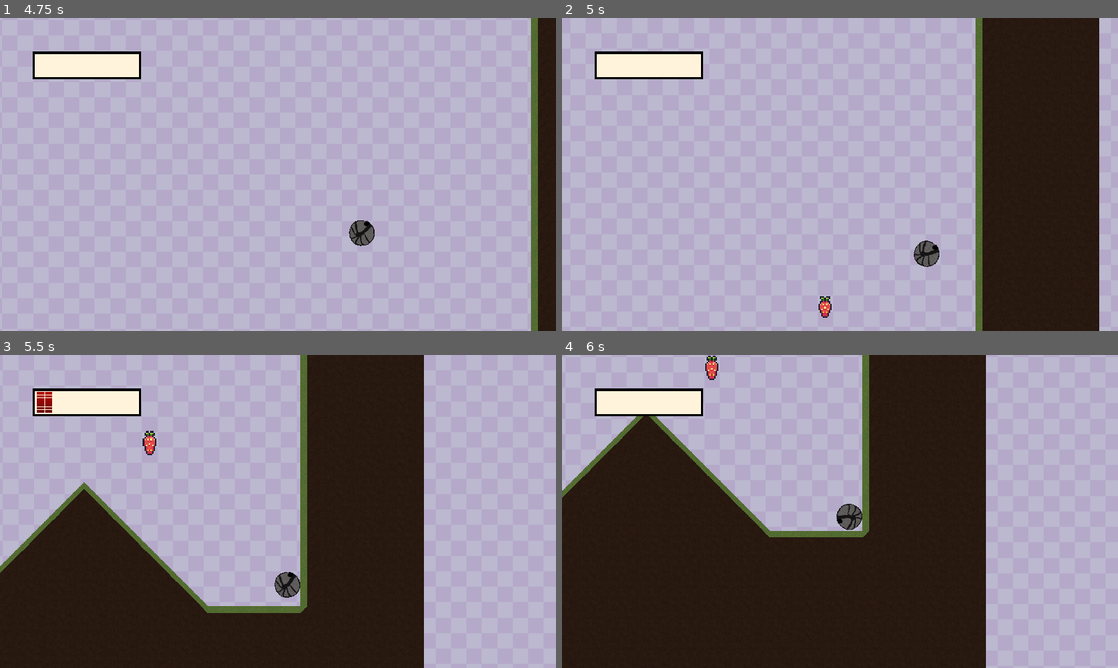
Above: before the commit, frames 1-4 (two rows, left to right).
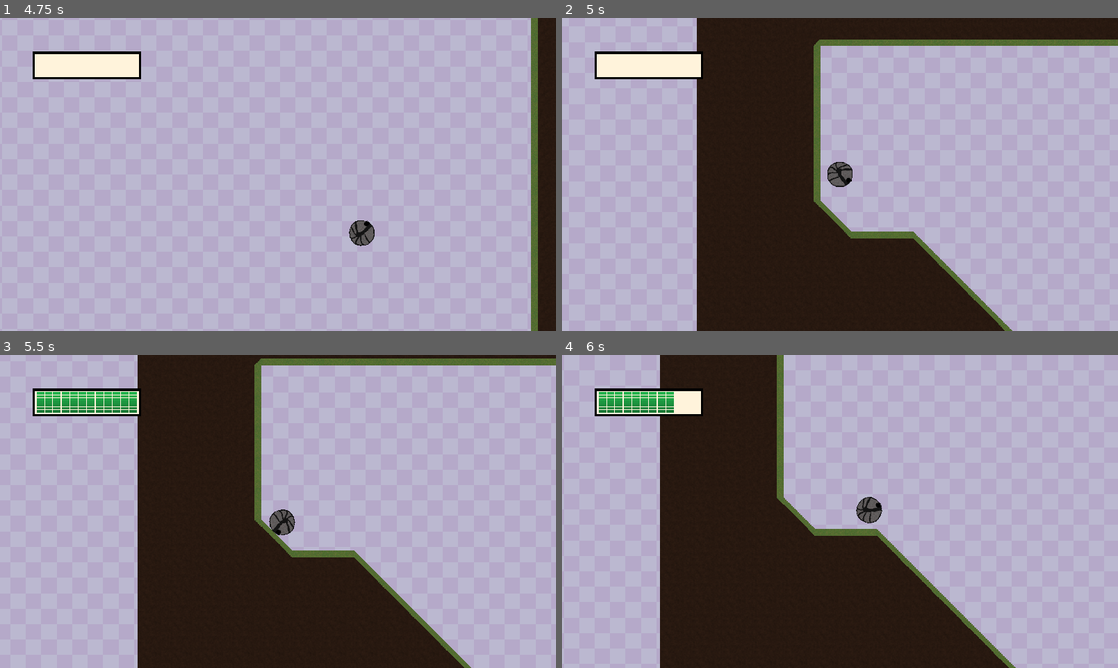
Above: after the commit, the same moments.

Repository: MadeOfBees/IsopodRacer
Game: Godot game, scene res://main.tscn
The game is run twice, just before and just after one commit, with the same random seed, the same clock (stepped at 60 frames per second) and the same inputs.
Inputs (mouse positions are in pixels of both pictures, inside the frame that each line leads up to):
- Up to frame 1 (4.75 s): click "START" at 0.5 s; move the mouse to (400, 158) at 1.27 s; hold Right mouse button (game_magnet) 1.28-2.03 s; move the mouse to (166, 190) at 2.02 s; right-click (166, 190) at 2.1 s; move the mouse to (333, 105) at 2.77 s; hold Right mouse button (game_magnet) 2.78-3.53 s; move the mouse to (250, 237) at 3.52 s; right-click (250, 237) at 3.6 s; move the mouse to (444, 221) at 4.27 s; hold Right mouse button (game_magnet) from 4.28 s (still down)
- Up to frame 2 (5 s): keep holding Right mouse button (game_magnet); tap R (restart, bound only after the commit) at 4.9 s
- Up to frame 3 (5.5 s): move the mouse to (111, 464) at 5.02 s; release Right mouse button (game_magnet) at 5.03 s; right-click (111, 464) at 5.1 s
- Up to frame 4 (6 s): move the mouse to (867, 511) at 5.77 s; hold Right mouse button (game_magnet) from 5.78 s (still down)

Frame 1 is identical in both runs. In frame 2, 54% of the frame differs, in the area x 24-100%, y 0-100%; in frame 3, 49%; in frame 4, 39%.

Commit message:
Done JL!

Diff:
--- /dev/null
+++ b/audio.tscn
@@ -0,0 +1,8 @@
+[gd_scene load_steps=2 format=3 uid="uid://clmbtpl6eupew"]
+
+[ext_resource type="AudioStream" uid="uid://bul0wyobaosvt" path="res://Pinball Spring.mp3" id="1_4qluw"]
+
+[node name="Node2D" type="AudioStreamPlayer"]
+stream = ExtResource("1_4qluw")
+volume_db = -8.432
+autoplay = true
--- a/level3.tscn
+++ b/level3.tscn
@@ -78,87 +78,87 @@
 [node name="RopeContainer" type="Node" parent="."]
 
 [node name="Anchor" parent="RopeContainer" instance=ExtResource("7_5xwww")]
-position = Vector2(341, 87)
+position = Vector2(348, 80)
 
 [node name="Joint" type="PinJoint2D" parent="RopeContainer"]
-position = Vector2(341, 97)
+position = Vector2(348, 90)
 node_a = NodePath("../Anchor")
 node_b = NodePath("../Rope")
 
 [node name="Rope" parent="RopeContainer" instance=ExtResource("8_t18v6")]
-position = Vector2(341, 114)
+position = Vector2(348, 107)
 
 [node name="Joint2" type="PinJoint2D" parent="RopeContainer"]
-position = Vector2(341, 131)
+position = Vector2(348, 124)
 node_a = NodePath("../Rope")
 node_b = NodePath("../Rope2")
 
 [node name="Rope2" parent="RopeContainer" instance=ExtResource("8_t18v6")]
-position = Vector2(341, 148)
+position = Vector2(348, 141)
 
 [node name="Joint3" type="PinJoint2D" parent="RopeContainer"]
-position = Vector2(341, 165)
+position = Vector2(348, 158)
 node_a = NodePath("../Rope2")
 node_b = NodePath("../Rope3")
 
 [node name="Rope3" parent="RopeContainer" instance=ExtResource("8_t18v6")]
-position = Vector2(341, 182)
+position = Vector2(348, 175)
 
 [node name="Joint4" type="PinJoint2D" parent="RopeContainer"]
-position = Vector2(341, 199)
+position = Vector2(348, 192)
 node_a = NodePath("../Rope3")
 node_b = NodePath("../Rope4")
 
 [node name="Rope4" parent="RopeContainer" instance=ExtResource("8_t18v6")]
-position = Vector2(341, 216)
+position = Vector2(348, 209)
 
 [node name="Joint5" type="PinJoint2D" parent="RopeContainer"]
-position = Vector2(341, 233)
+position = Vector2(348, 226)
 node_a = NodePath("../Rope4")
 node_b = NodePath("../Rope5")
 
 [node name="Rope5" parent="RopeContainer" instance=ExtResource("8_t18v6")]
-position = Vector2(341, 250)
+position = Vector2(348, 243)
 
 [node name="Joint6" type="PinJoint2D" parent="RopeContainer"]
-position = Vector2(341, 267)
+position = Vector2(348, 260)
 node_a = NodePath("../Rope5")
 node_b = NodePath("../Rope6")
 
 [node name="Rope6" parent="RopeContainer" instance=ExtResource("8_t18v6")]
-position = Vector2(341, 284)
+position = Vector2(348, 277)
 
 [node name="Joint7" type="PinJoint2D" parent="RopeContainer"]
-position = Vector2(341, 301)
+position = Vector2(348, 294)
 node_a = NodePath("../Rope6")
 node_b = NodePath("../Rope7")
 
 [node name="Rope7" parent="RopeContainer" instance=ExtResource("8_t18v6")]
-position = Vector2(341, 318)
+position = Vector2(348, 311)
 
 [node name="Joint8" type="PinJoint2D" parent="RopeContainer"]
-position = Vector2(341, 335)
+position = Vector2(348, 328)
 node_a = NodePath("../Rope7")
 node_b = NodePath("../Rope8")
 
 [node name="Rope8" parent="RopeContainer" instance=ExtResource("8_t18v6")]
-position = Vector2(341, 352)
+position = Vector2(348, 345)
 
 [node name="Joint9" type="PinJoint2D" parent="RopeContainer"]
-position = Vector2(341, 369)
+position = Vector2(348, 362)
 node_a = NodePath("../Rope8")
 node_b = NodePath("../Rope9")
 
 [node name="Rope9" parent="RopeContainer" instance=ExtResource("8_t18v6")]
-position = Vector2(341, 386)
+position = Vector2(348, 379)
 
 [node name="Joint10" type="PinJoint2D" parent="RopeContainer"]
-position = Vector2(341, 403)
+position = Vector2(348, 396)
 node_a = NodePath("../Rope9")
 node_b = NodePath("../Rope10")
 
 [node name="Rope10" parent="RopeContainer" instance=ExtResource("8_t18v6")]
-position = Vector2(341, 420)
+position = Vector2(348, 413)
 
 [connection signal="stamina" from="Shrimpball" to="CanvasLayer/Stamina" method="_on_shrimpball_stamina"]
 [connection signal="body_entered" from="Goal" to="." method="_on_goal_body_entered"]
--- a/level4.tscn
+++ b/level4.tscn
@@ -75,345 +75,345 @@
 position = Vector2(177, 94)
 scale = Vector2(0.88, 0.88)
 
-[node name="RopeContainer3" type="Node" parent="."]
-
-[node name="Anchor" parent="RopeContainer3" instance=ExtResource("7_nbuu0")]
-position = Vector2(360, 87)
-
-[node name="Joint" type="PinJoint2D" parent="RopeContainer3"]
-position = Vector2(360, 97)
+[node name="RopeContainer" type="Node" parent="."]
+
+[node name="Anchor" parent="RopeContainer" instance=ExtResource("7_nbuu0")]
+position = Vector2(188, 81)
+
+[node name="Joint" type="PinJoint2D" parent="RopeContainer"]
+position = Vector2(188, 91)
 node_a = NodePath("../Anchor")
 node_b = NodePath("../Rope")
 
-[node name="Rope" parent="RopeContainer3" instance=ExtResource("8_1dvnq")]
-position = Vector2(360, 114)
-
-[node name="Joint2" type="PinJoint2D" parent="RopeContainer3"]
-position = Vector2(360, 131)
+[node name="Rope" parent="RopeContainer" instance=ExtResource("8_1dvnq")]
+position = Vector2(188, 108)
+
+[node name="Joint2" type="PinJoint2D" parent="RopeContainer"]
+position = Vector2(188, 125)
 node_a = NodePath("../Rope")
 node_b = NodePath("../Rope2")
 
-[node name="Rope2" parent="RopeContainer3" instance=ExtResource("8_1dvnq")]
-position = Vector2(360, 148)
-
-[node name="Joint3" type="PinJoint2D" parent="RopeContainer3"]
-position = Vector2(360, 165)
+[node name="Rope2" parent="RopeContainer" instance=ExtResource("8_1dvnq")]
+position = Vector2(188, 142)
+
+[node name="Joint3" type="PinJoint2D" parent="RopeContainer"]
+position = Vector2(188, 159)
 node_a = NodePath("../Rope2")
 node_b = NodePath("../Rope3")
 
-[node name="Rope3" parent="RopeContainer3" instance=ExtResource("8_1dvnq")]
-position = Vector2(360, 182)
-
-[node name="Joint4" type="PinJoint2D" parent="RopeContainer3"]
-position = Vector2(360, 199)
+[node name="Rope3" parent="RopeContainer" instance=ExtResource("8_1dvnq")]
+position = Vector2(188, 176)
+
+[node name="Joint4" type="PinJoint2D" parent="RopeContainer"]
+position = Vector2(188, 193)
 node_a = NodePath("../Rope3")
 node_b = NodePath("../Rope4")
 
-[node name="Rope4" parent="RopeContainer3" instance=ExtResource("8_1dvnq")]
-position = Vector2(360, 216)
-
-[node name="Joint5" type="PinJoint2D" parent="RopeContainer3"]
-position = Vector2(360, 233)
+[node name="Rope4" parent="RopeContainer" instance=ExtResource("8_1dvnq")]
+position = Vector2(188, 210)
+
+[node name="Joint5" type="PinJoint2D" parent="RopeContainer"]
+position = Vector2(188, 227)
 node_a = NodePath("../Rope4")
 node_b = NodePath("../Rope5")
 
-[node name="Rope5" parent="RopeContainer3" instance=ExtResource("8_1dvnq")]
-position = Vector2(360, 250)
-
-[node name="Joint6" type="PinJoint2D" parent="RopeContainer3"]
-position = Vector2(360, 267)
+[node name="Rope5" parent="RopeContainer" instance=ExtResource("8_1dvnq")]
+position = Vector2(188, 244)
+
+[node name="Joint6" type="PinJoint2D" parent="RopeContainer"]
+position = Vector2(188, 261)
 node_a = NodePath("../Rope5")
 node_b = NodePath("../Rope6")
 
-[node name="Rope6" parent="RopeContainer3" instance=ExtResource("8_1dvnq")]
-position = Vector2(360, 284)
-
-[node name="Joint7" type="PinJoint2D" parent="RopeContainer3"]
-position = Vector2(360, 301)
+[node name="Rope6" parent="RopeContainer" instance=ExtResource("8_1dvnq")]
+position = Vector2(188, 278)
+
+[node name="Joint7" type="PinJoint2D" parent="RopeContainer"]
+position = Vector2(188, 295)
 node_a = NodePath("../Rope6")
 node_b = NodePath("../Rope7")
 
-[node name="Rope7" parent="RopeContainer3" instance=ExtResource("8_1dvnq")]
-position = Vector2(360, 318)
-
-[node name="Joint8" type="PinJoint2D" parent="RopeContainer3"]
-position = Vector2(360, 335)
+[node name="Rope7" parent="RopeContainer" instance=ExtResource("8_1dvnq")]
+position = Vector2(188, 312)
+
+[node name="Joint8" type="PinJoint2D" parent="RopeContainer"]
+position = Vector2(188, 329)
 node_a = NodePath("../Rope7")
 node_b = NodePath("../Rope8")
 
-[node name="Rope8" parent="RopeContainer3" instance=ExtResource("8_1dvnq")]
-position = Vector2(360, 352)
-
-[node name="Joint9" type="PinJoint2D" parent="RopeContainer3"]
-position = Vector2(360, 369)
+[node name="Rope8" parent="RopeContainer" instance=ExtResource("8_1dvnq")]
+position = Vector2(188, 346)
+
+[node name="Joint9" type="PinJoint2D" parent="RopeContainer"]
+position = Vector2(188, 363)
 node_a = NodePath("../Rope8")
 node_b = NodePath("../Rope9")
 
-[node name="Rope9" parent="RopeContainer3" instance=ExtResource("8_1dvnq")]
-position = Vector2(360, 386)
-
-[node name="Joint10" type="PinJoint2D" parent="RopeContainer3"]
-position = Vector2(360, 403)
+[node name="Rope9" parent="RopeContainer" instance=ExtResource("8_1dvnq")]
+position = Vector2(188, 380)
+
+[node name="Joint10" type="PinJoint2D" parent="RopeContainer"]
+position = Vector2(188, 397)
 node_a = NodePath("../Rope9")
 node_b = NodePath("../Rope10")
 
-[node name="Rope10" parent="RopeContainer3" instance=ExtResource("8_1dvnq")]
-position = Vector2(360, 420)
-
-[node name="RopeContainer4" type="Node" parent="."]
-
-[node name="Anchor" parent="RopeContainer4" instance=ExtResource("7_nbuu0")]
-position = Vector2(474, 88)
-
-[node name="Joint" type="PinJoint2D" parent="RopeContainer4"]
-position = Vector2(474, 98)
+[node name="Rope10" parent="RopeContainer" instance=ExtResource("8_1dvnq")]
+position = Vector2(188, 414)
+
+[node name="RopeContainer2" type="Node" parent="."]
+
+[node name="Anchor" parent="RopeContainer2" instance=ExtResource("7_nbuu0")]
+position = Vector2(320, 79)
+
+[node name="Joint" type="PinJoint2D" parent="RopeContainer2"]
+position = Vector2(320, 89)
 node_a = NodePath("../Anchor")
 node_b = NodePath("../Rope")
 
-[node name="Rope" parent="RopeContainer4" instance=ExtResource("8_1dvnq")]
-position = Vector2(474, 115)
-
-[node name="Joint2" type="PinJoint2D" parent="RopeContainer4"]
-position = Vector2(474, 132)
+[node name="Rope" parent="RopeContainer2" instance=ExtResource("8_1dvnq")]
+position = Vector2(320, 106)
+
+[node name="Joint2" type="PinJoint2D" parent="RopeContainer2"]
+position = Vector2(320, 123)
 node_a = NodePath("../Rope")
 node_b = NodePath("../Rope2")
 
-[node name="Rope2" parent="RopeContainer4" instance=ExtResource("8_1dvnq")]
-position = Vector2(474, 149)
-
-[node name="Joint3" type="PinJoint2D" parent="RopeContainer4"]
-position = Vector2(474, 166)
+[node name="Rope2" parent="RopeContainer2" instance=ExtResource("8_1dvnq")]
+position = Vector2(320, 140)
+
+[node name="Joint3" type="PinJoint2D" parent="RopeContainer2"]
+position = Vector2(320, 157)
 node_a = NodePath("../Rope2")
 node_b = NodePath("../Rope3")
 
-[node name="Rope3" parent="RopeContainer4" instance=ExtResource("8_1dvnq")]
-position = Vector2(474, 183)
-
-[node name="Joint4" type="PinJoint2D" parent="RopeContainer4"]
-position = Vector2(474, 200)
+[node name="Rope3" parent="RopeContainer2" instance=ExtResource("8_1dvnq")]
+position = Vector2(320, 174)
+
+[node name="Joint4" type="PinJoint2D" parent="RopeContainer2"]
+position = Vector2(320, 191)
 node_a = NodePath("../Rope3")
 node_b = NodePath("../Rope4")
 
-[node name="Rope4" parent="RopeContainer4" instance=ExtResource("8_1dvnq")]
-position = Vector2(474, 217)
-
-[node name="Joint5" type="PinJoint2D" parent="RopeContainer4"]
-position = Vector2(474, 234)
+[node name="Rope4" parent="RopeContainer2" instance=ExtResource("8_1dvnq")]
+position = Vector2(320, 208)
+
+[node name="Joint5" type="PinJoint2D" parent="RopeContainer2"]
+position = Vector2(320, 225)
 node_a = NodePath("../Rope4")
 node_b = NodePath("../Rope5")
 
-[node name="Rope5" parent="RopeContainer4" instance=ExtResource("8_1dvnq")]
-position = Vector2(474, 251)
-
-[node name="Joint6" type="PinJoint2D" parent="RopeContainer4"]
-position = Vector2(474, 268)
+[node name="Rope5" parent="RopeContainer2" instance=ExtResource("8_1dvnq")]
+position = Vector2(320, 242)
+
+[node name="Joint6" type="PinJoint2D" parent="RopeContainer2"]
+position = Vector2(320, 259)
 node_a = NodePath("../Rope5")
 node_b = NodePath("../Rope6")
 
-[node name="Rope6" parent="RopeContainer4" instance=ExtResource("8_1dvnq")]
-position = Vector2(474, 285)
-
-[node name="Joint7" type="PinJoint2D" parent="RopeContainer4"]
-position = Vector2(474, 302)
+[node name="Rope6" parent="RopeContainer2" instance=ExtResource("8_1dvnq")]
+position = Vector2(320, 276)
+
+[node name="Joint7" type="PinJoint2D" parent="RopeContainer2"]
+position = Vector2(320, 293)
 node_a = NodePath("../Rope6")
 node_b = NodePath("../Rope7")
 
-[node name="Rope7" parent="RopeContainer4" instance=ExtResource("8_1dvnq")]
-position = Vector2(474, 319)
-
-[node name="Joint8" type="PinJoint2D" parent="RopeContainer4"]
-position = Vector2(474, 336)
+[node name="Rope7" parent="RopeContainer2" instance=ExtResource("8_1dvnq")]
+position = Vector2(320, 310)
+
+[node name="Joint8" type="PinJoint2D" parent="RopeContainer2"]
+position = Vector2(320, 327)
 node_a = NodePath("../Rope7")
 node_b = NodePath("../Rope8")
 
-[node name="Rope8" parent="RopeContainer4" instance=ExtResource("8_1dvnq")]
-position = Vector2(474, 353)
-
-[node name="Joint9" type="PinJoint2D" parent="RopeContainer4"]
-position = Vector2(474, 370)
+[node name="Rope8" parent="RopeContainer2" instance=ExtResource("8_1dvnq")]
+position = Vector2(320, 344)
+
+[node name="Joint9" type="PinJoint2D" parent="RopeContainer2"]
+position = Vector2(320, 361)
 node_a = NodePath("../Rope8")
 node_b = NodePath("../Rope9")
 
-[node name="Rope9" parent="RopeContainer4" instance=ExtResource("8_1dvnq")]
-position = Vector2(474, 387)
-
-[node name="Joint10" type="PinJoint2D" parent="RopeContainer4"]
-position = Vector2(474, 404)
+[node name="Rope9" parent="RopeContainer2" instance=ExtResource("8_1dvnq")]
+position = Vector2(320, 378)
+
+[node name="Joint10" type="PinJoint2D" parent="RopeContainer2"]
+position = Vector2(320, 395)
 node_a = NodePath("../Rope9")
 node_b = NodePath("../Rope10")
 
-[node name="Rope10" parent="RopeContainer4" instance=ExtResource("8_1dvnq")]
-position = Vector2(474, 421)
-
-[node name="RopeContainer2" type="Node" parent="."]
-
-[node name="Anchor" parent="RopeContainer2" instance=ExtResource("7_nbuu0")]
-position = Vector2(246, 92)
-
-[node name="Joint" type="PinJoint2D" parent="RopeContainer2"]
-position = Vector2(246, 102)
+[node name="Rope10" parent="RopeContainer2" instance=ExtResource("8_1dvnq")]
+position = Vector2(320, 412)
+
+[node name="RopeContainer3" type="Node" parent="."]
+
+[node name="Anchor" parent="RopeContainer3" instance=ExtResource("7_nbuu0")]
+position = Vector2(432, 77)
+
+[node name="Joint" type="PinJoint2D" parent="RopeContainer3"]
+position = Vector2(432, 87)
 node_a = NodePath("../Anchor")
 node_b = NodePath("../Rope")
 
-[node name="Rope" parent="RopeContainer2" instance=ExtResource("8_1dvnq")]
-position = Vector2(246, 119)
-
-[node name="Joint2" type="PinJoint2D" parent="RopeContainer2"]
-position = Vector2(246, 136)
+[node name="Rope" parent="RopeContainer3" instance=ExtResource("8_1dvnq")]
+position = Vector2(432, 104)
+
+[node name="Joint2" type="PinJoint2D" parent="RopeContainer3"]
+position = Vector2(432, 121)
 node_a = NodePath("../Rope")
 node_b = NodePath("../Rope2")
 
-[node name="Rope2" parent="RopeContainer2" instance=ExtResource("8_1dvnq")]
-position = Vector2(246, 153)
-
-[node name="Joint3" type="PinJoint2D" parent="RopeContainer2"]
-position = Vector2(246, 170)
+[node name="Rope2" parent="RopeContainer3" instance=ExtResource("8_1dvnq")]
+position = Vector2(432, 138)
+
+[node name="Joint3" type="PinJoint2D" parent="RopeContainer3"]
+position = Vector2(432, 155)
 node_a = NodePath("../Rope2")
 node_b = NodePath("../Rope3")
 
-[node name="Rope3" parent="RopeContainer2" instance=ExtResource("8_1dvnq")]
-position = Vector2(246, 187)
-
-[node name="Joint4" type="PinJoint2D" parent="RopeContainer2"]
-position = Vector2(246, 204)
+[node name="Rope3" parent="RopeContainer3" instance=ExtResource("8_1dvnq")]
+position = Vector2(432, 172)
+
+[node name="Joint4" type="PinJoint2D" parent="RopeContainer3"]
+position = Vector2(432, 189)
 node_a = NodePath("../Rope3")
 node_b = NodePath("../Rope4")
 
-[node name="Rope4" parent="RopeContainer2" instance=ExtResource("8_1dvnq")]
-position = Vector2(246, 221)
-
-[node name="Joint5" type="PinJoint2D" parent="RopeContainer2"]
-position = Vector2(246, 238)
+[node name="Rope4" parent="RopeContainer3" instance=ExtResource("8_1dvnq")]
+position = Vector2(432, 206)
+
+[node name="Joint5" type="PinJoint2D" parent="RopeContainer3"]
+position = Vector2(432, 223)
 node_a = NodePath("../Rope4")
 node_b = NodePath("../Rope5")
 
-[node name="Rope5" parent="RopeContainer2" instance=ExtResource("8_1dvnq")]
-position = Vector2(246, 255)
-
-[node name="Joint6" type="PinJoint2D" parent="RopeContainer2"]
-position = Vector2(246, 272)
+[node name="Rope5" parent="RopeContainer3" instance=ExtResource("8_1dvnq")]
+position = Vector2(432, 240)
+
+[node name="Joint6" type="PinJoint2D" parent="RopeContainer3"]
+position = Vector2(432, 257)
 node_a = NodePath("../Rope5")
 node_b = NodePath("../Rope6")
 
-[node name="Rope6" parent="RopeContainer2" instance=ExtResource("8_1dvnq")]
-position = Vector2(246, 289)
-
-[node name="Joint7" type="PinJoint2D" parent="RopeContainer2"]
-position = Vector2(246, 306)
+[node name="Rope6" parent="RopeContainer3" instance=ExtResource("8_1dvnq")]
+position = Vector2(432, 274)
+
+[node name="Joint7" type="PinJoint2D" parent="RopeContainer3"]
+position = Vector2(432, 291)
 node_a = NodePath("../Rope6")
 node_b = NodePath("../Rope7")
 
-[node name="Rope7" parent="RopeContainer2" instance=ExtResource("8_1dvnq")]
-position = Vector2(246, 323)
-
-[node name="Joint8" type="PinJoint2D" parent="RopeContainer2"]
-position = Vector2(246, 340)
+[node name="Rope7" parent="RopeContainer3" instance=ExtResource("8_1dvnq")]
+position = Vector2(432, 308)
+
+[node name="Joint8" type="PinJoint2D" parent="RopeContainer3"]
+position = Vector2(432, 325)
 node_a = NodePath("../Rope7")
 node_b = NodePath("../Rope8")
 
-[node name="Rope8" parent="RopeContainer2" instance=ExtResource("8_1dvnq")]
-position = Vector2(246, 357)
-
-[node name="Joint9" type="PinJoint2D" parent="RopeContainer2"]
-position = Vector2(246, 374)
+[node name="Rope8" parent="RopeContainer3" instance=ExtResource("8_1dvnq")]
+position = Vector2(432, 342)
+
+[node name="Joint9" type="PinJoint2D" parent="RopeContainer3"]
+position = Vector2(432, 359)
 node_a = NodePath("../Rope8")
 node_b = NodePath("../Rope9")
 
-[node name="Rope9" parent="RopeContainer2" instance=ExtResource("8_1dvnq")]
-position = Vector2(246, 391)
-
-[node name="Joint10" type="PinJoint2D" parent="RopeContainer2"]
-position = Vector2(246, 408)
+[node name="Rope9" parent="RopeContainer3" instance=ExtResource("8_1dvnq")]
+position = Vector2(432, 376)
+
+[node name="Joint10" type="PinJoint2D" parent="RopeContainer3"]
+position = Vector2(432, 393)
 node_a = NodePath("../Rope9")
 node_b = NodePath("../Rope10")
 
-[node name="Rope10" parent="RopeContainer2" instance=ExtResource("8_1dvnq")]
-position = Vector2(246, 425)
-
-[node name="RopeContainer" type="Node" parent="."]
-
-[node name="Anchor" parent="RopeContainer" instance=ExtResource("7_nbuu0")]
-position = Vector2(144, 88)
-
-[node name="Joint" type="PinJoint2D" parent="RopeContainer"]
-position = Vector2(144, 98)
+[node name="Rope10" parent="RopeContainer3" instance=ExtResource("8_1dvnq")]
+position = Vector2(432, 410)
+
+[node name="RopeContainer4" type="Node" parent="."]
+
+[node name="Anchor" parent="RopeContainer4" instance=ExtResource("7_nbuu0")]
+position = Vector2(518, 77)
+
+[node name="Joint" type="PinJoint2D" parent="RopeContainer4"]
+position = Vector2(518, 87)
 node_a = NodePath("../Anchor")
 node_b = NodePath("../Rope")
 
-[node name="Rope" parent="RopeContainer" instance=ExtResource("8_1dvnq")]
-position = Vector2(144, 115)
-
-[node name="Joint2" type="PinJoint2D" parent="RopeContainer"]
-position = Vector2(144, 132)
+[node name="Rope" parent="RopeContainer4" instance=ExtResource("8_1dvnq")]
+position = Vector2(518, 104)
+
+[node name="Joint2" type="PinJoint2D" parent="RopeContainer4"]
+position = Vector2(518, 121)
 node_a = NodePath("../Rope")
 node_b = NodePath("../Rope2")
 
-[node name="Rope2" parent="RopeContainer" instance=ExtResource("8_1dvnq")]
-position = Vector2(144, 149)
-
-[node name="Joint3" type="PinJoint2D" parent="RopeContainer"]
-position = Vector2(144, 166)
+[node name="Rope2" parent="RopeContainer4" instance=ExtResource("8_1dvnq")]
+position = Vector2(518, 138)
+
+[node name="Joint3" type="PinJoint2D" parent="RopeContainer4"]
+position = Vector2(518, 155)
 node_a = NodePath("../Rope2")
 node_b = NodePath("../Rope3")
 
-[node name="Rope3" parent="RopeContainer" instance=ExtResource("8_1dvnq")]
-position = Vector2(144, 183)
-
-[node name="Joint4" type="PinJoint2D" parent="RopeContainer"]
-position = Vector2(144, 200)
+[node name="Rope3" parent="RopeContainer4" instance=ExtResource("8_1dvnq")]
+position = Vector2(518, 172)
+
+[node name="Joint4" type="PinJoint2D" parent="RopeContainer4"]
+position = Vector2(518, 189)
 node_a = NodePath("../Rope3")
 node_b = NodePath("../Rope4")
 
-[node name="Rope4" parent="RopeContainer" instance=ExtResource("8_1dvnq")]
-position = Vector2(144, 217)
-
-[node name="Joint5" type="PinJoint2D" parent="RopeContainer"]
-position = Vector2(144, 234)
+[node name="Rope4" parent="RopeContainer4" instance=ExtResource("8_1dvnq")]
+position = Vector2(518, 206)
+
+[node name="Joint5" type="PinJoint2D" parent="RopeContainer4"]
+position = Vector2(518, 223)
 node_a = NodePath("../Rope4")
 node_b = NodePath("../Rope5")
 
-[node name="Rope5" parent="RopeContainer" instance=ExtResource("8_1dvnq")]
-position = Vector2(144, 251)
-
-[node name="Joint6" type="PinJoint2D" parent="RopeContainer"]
-position = Vector2(144, 268)
+[node name="Rope5" parent="RopeContainer4" instance=ExtResource("8_1dvnq")]
+position = Vector2(518, 240)
+
+[node name="Joint6" type="PinJoint2D" parent="RopeContainer4"]
+position = Vector2(518, 257)
 node_a = NodePath("../Rope5")
 node_b = NodePath("../Rope6")
 
-[node name="Rope6" parent="RopeContainer" instance=ExtResource("8_1dvnq")]
-position = Vector2(144, 285)
-
-[node name="Joint7" type="PinJoint2D" parent="RopeContainer"]
-position = Vector2(144, 302)
+[node name="Rope6" parent="RopeContainer4" instance=ExtResource("8_1dvnq")]
+position = Vector2(518, 274)
+
+[node name="Joint7" type="PinJoint2D" parent="RopeContainer4"]
+position = Vector2(518, 291)
 node_a = NodePath("../Rope6")
 node_b = NodePath("../Rope7")
 
-[node name="Rope7" parent="RopeContainer" instance=ExtResource("8_1dvnq")]
-position = Vector2(144, 319)
-
-[node name="Joint8" type="PinJoint2D" parent="RopeContainer"]
-position = Vector2(144, 336)
+[node name="Rope7" parent="RopeContainer4" instance=ExtResource("8_1dvnq")]
+position = Vector2(518, 308)
+
+[node name="Joint8" type="PinJoint2D" parent="RopeContainer4"]
+position = Vector2(518, 325)
 node_a = NodePath("../Rope7")
 node_b = NodePath("../Rope8")
 
-[node name="Rope8" parent="RopeContainer" instance=ExtResource("8_1dvnq")]
-position = Vector2(144, 353)
-
-[node name="Joint9" type="PinJoint2D" parent="RopeContainer"]
-position = Vector2(144, 370)
+[node name="Rope8" parent="RopeContainer4" instance=ExtResource("8_1dvnq")]
+position = Vector2(518, 342)
+
+[node name="Joint9" type="PinJoint2D" parent="RopeContainer4"]
+position = Vector2(518, 359)
 node_a = NodePath("../Rope8")
 node_b = NodePath("../Rope9")
 
-[node name="Rope9" parent="RopeContainer" instance=ExtResource("8_1dvnq")]
-position = Vector2(144, 387)
-
-[node name="Joint10" type="PinJoint2D" parent="RopeContainer"]
-position = Vector2(144, 404)
+[node name="Rope9" parent="RopeContainer4" instance=ExtResource("8_1dvnq")]
+position = Vector2(518, 376)
+
+[node name="Joint10" type="PinJoint2D" parent="RopeContainer4"]
+position = Vector2(518, 393)
 node_a = NodePath("../Rope9")
 node_b = NodePath("../Rope10")
 
-[node name="Rope10" parent="RopeContainer" instance=ExtResource("8_1dvnq")]
-position = Vector2(144, 421)
+[node name="Rope10" parent="RopeContainer4" instance=ExtResource("8_1dvnq")]
+position = Vector2(518, 410)
 
 [connection signal="stamina" from="Shrimpball" to="CanvasLayer/Stamina" method="_on_shrimpball_stamina"]
 [connection signal="body_entered" from="Goal" to="." method="_on_goal_body_entered"]
--- a/project.godot
+++ b/project.godot
@@ -20,6 +20,7 @@
 [autoload]
 
 Game="*res://Scripts/game.gd"
+Audio="*res://audio.tscn"
 
 [display]
 
@@ -36,7 +37,14 @@
 }
 exit={
 "deadzone": 0.5,
-"events": []
+"events": [Object(InputEventKey,"resource_local_to_scene":false,"resource_name":"","device":0,"window_id":0,"alt_pressed":false,"shift_pressed":false,"ctrl_pressed":false,"meta_pressed":false,"pressed":false,"keycode":0,"physical_keycode":4194305,"key_label":0,"unicode":0,"echo":false,"script":null)
+, Object(InputEventKey,"resource_local_to_scene":false,"resource_name":"","device":0,"window_id":0,"alt_pressed":false,"shift_pressed":false,"ctrl_pressed":false,"meta_pressed":false,"pressed":false,"keycode":0,"physical_keycode":81,"key_label":0,"unicode":0,"echo":false,"script":null)
+]
+}
+restart={
+"deadzone": 0.5,
+"events": [Object(InputEventKey,"resource_local_to_scene":false,"resource_name":"","device":0,"window_id":0,"alt_pressed":false,"shift_pressed":false,"ctrl_pressed":false,"meta_pressed":false,"pressed":false,"keycode":0,"physical_keycode":82,"key_label":0,"unicode":0,"echo":false,"script":null)
+]
 }
 
 [rendering]
Not shown, added: Pinball Spring.mp3.import
Not shown, added: Pinball Spring.mp3
Not shown, changed: game.html
Not shown, changed: game.pck
